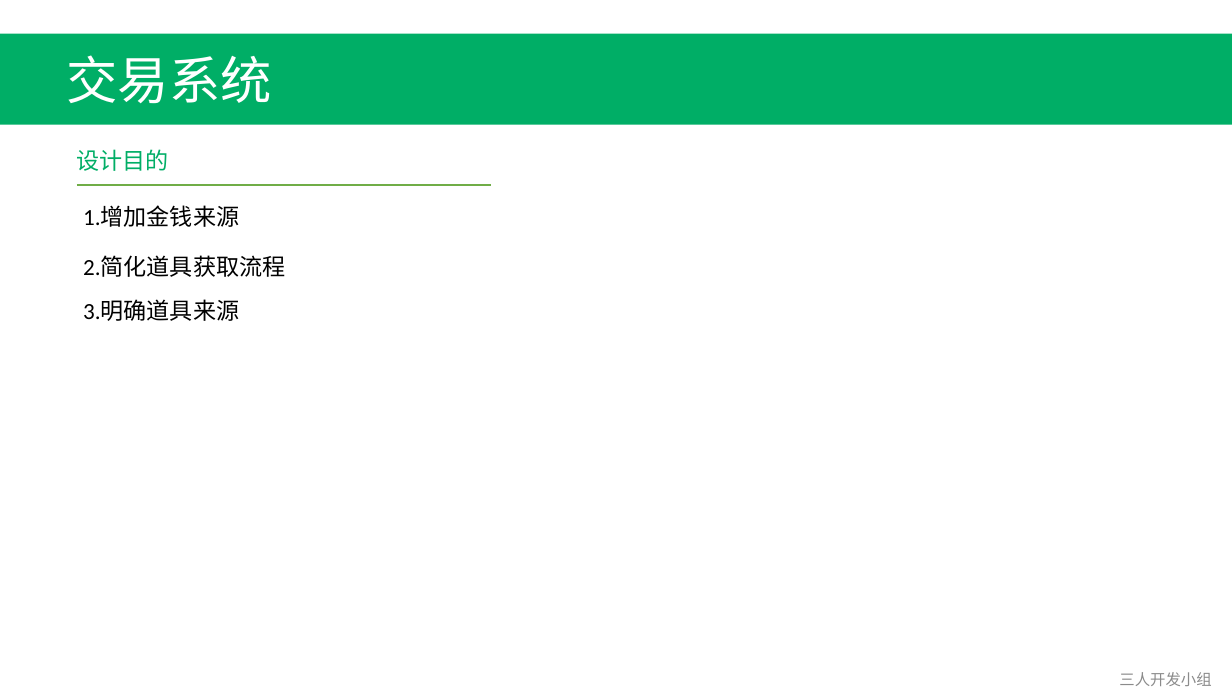
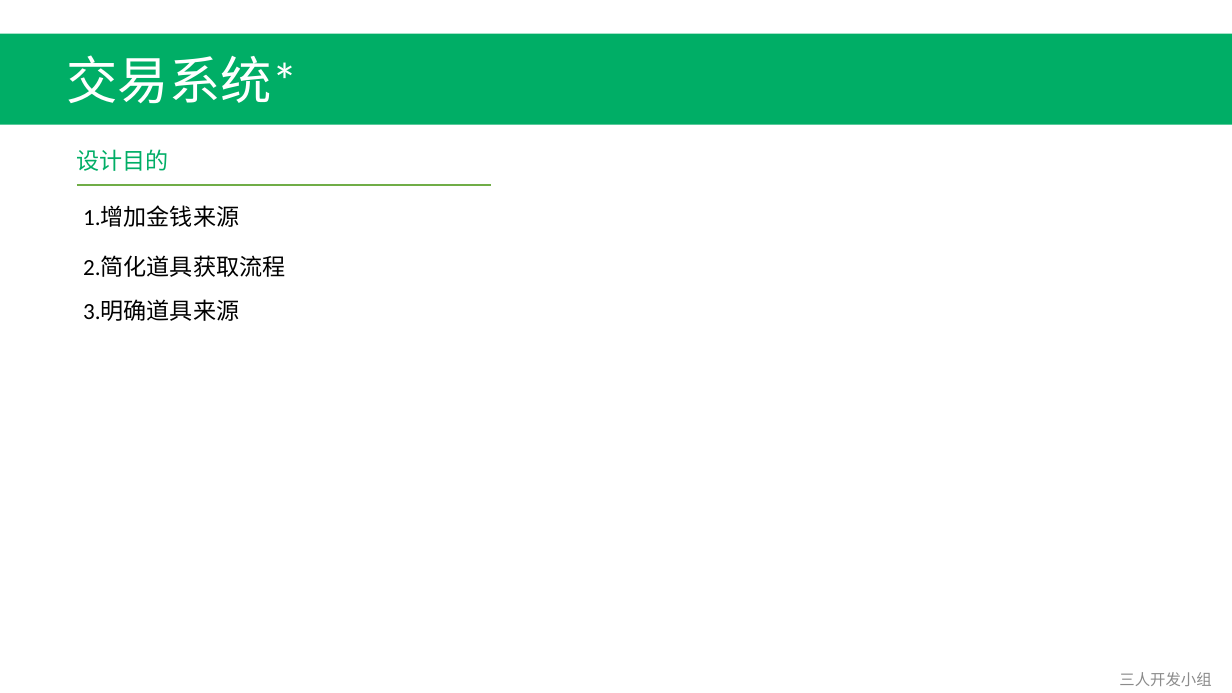
Before and after one commit to Fordebt/Give-me-my-money, a slide deck: slide 4 of 系统.pptx. Drawn at 1232x693 pixels with LibreOffice and Linux fonts; fonts in the diff are those of the drawing. Boxes give left, top, right and bottom in pixels: in the first picture for what was removed or moved away, otherwise in the second. Text is boxed around its words. In the diff, an @@ line names an element or a change of style, - is before the commit and + after.

```diff
--- a/系统.pptx
+++ b/系统.pptx
@@ text at [67,55,298,104]: text changed @@
-交易系统
+交易系统*
```
Also in this commit, not shown: 4 other slides changed, 1 slide added, 3 other files.
